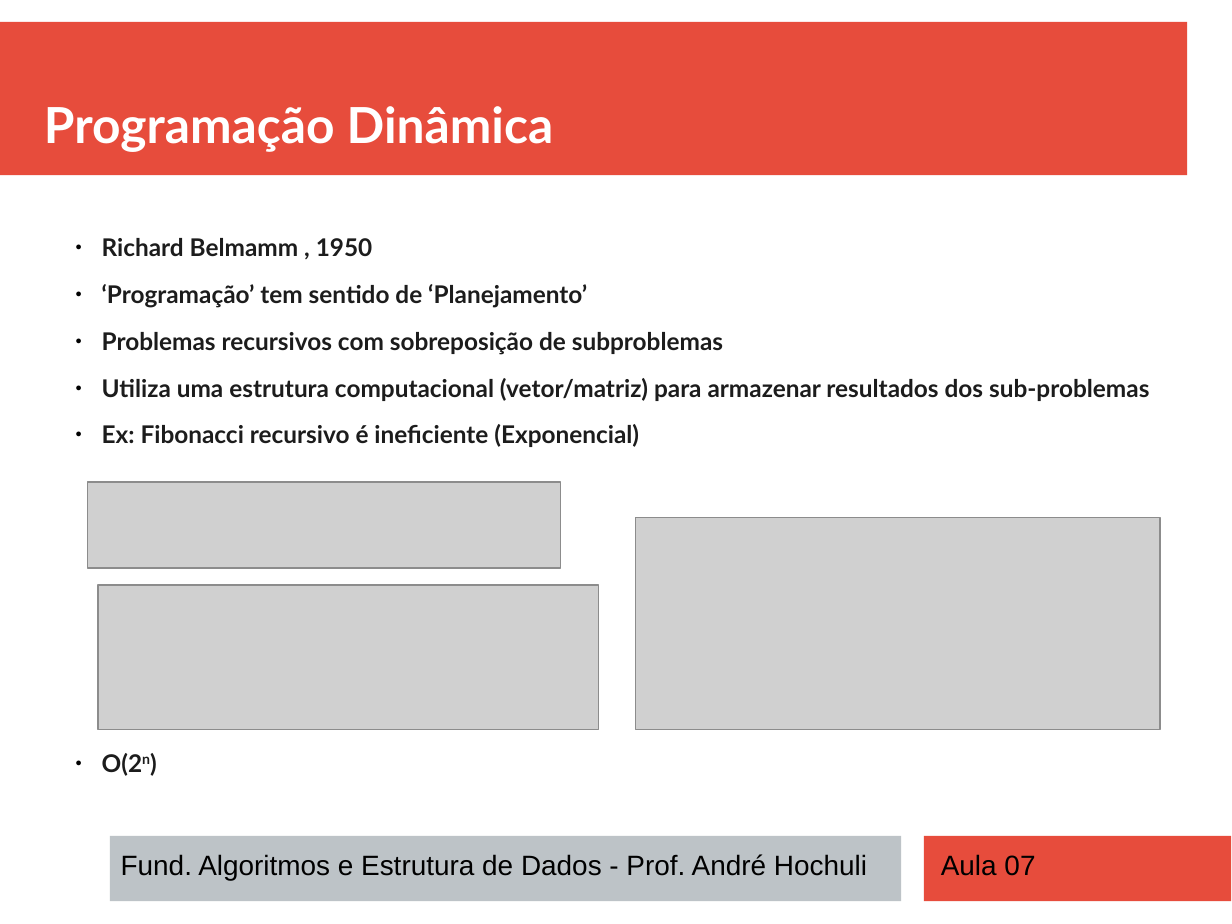
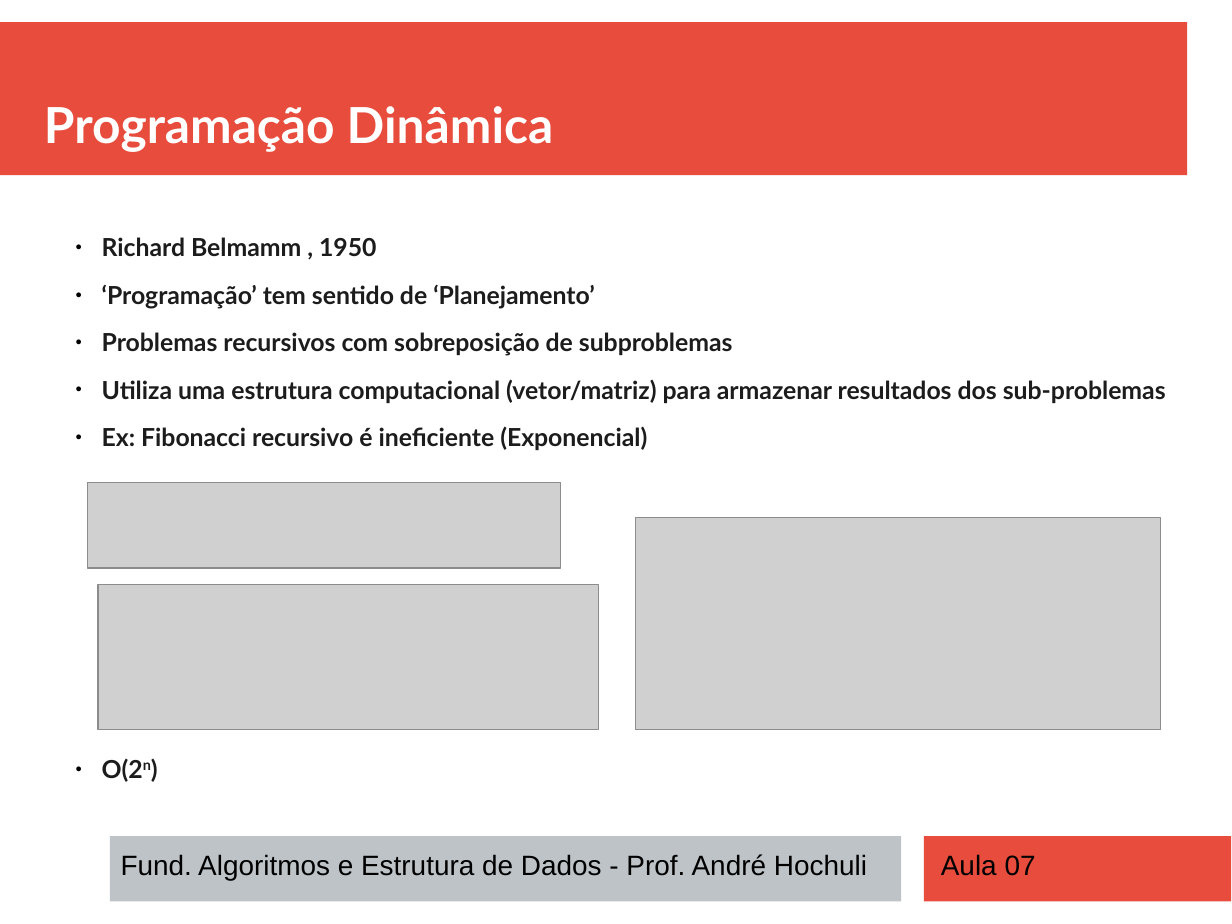
Before and after one commit to andrehochuli/teaching, a slide deck: slide 15 of DataStructuresAndAlgorithms/Aula 07 - BigO e Programacao Dinamica/Aula 07 - Programação Dinamica.pptx. Drawn at 1232x924 pixels with LibreOffice and Linux fonts; fonts in the diff are those of the drawing; grey boxes stand for pictures. Boxes give left, top, right and bottom in pixels: in the first picture for what was removed or moved away, otherwise in the second. Text is boxed around its words. In the diff, an @@ line names an element or a change of style, - is before the commit and + after.

```diff
--- a/DataStructuresAndAlgorithms/Aula 07 - BigO e Programacao Dinamica/Aula 07 - Programação Dinamica.pptx
+++ b/DataStructuresAndAlgorithms/Aula 07 - BigO e Programacao Dinamica/Aula 07 - Programação Dinamica.pptx
@@ text "Richard Belmamm , 1950" at [102, 237, 1166, 782]: size 15.7 to 16 pt @@
```
Also in this commit, not shown: 6 other slides changed, 14 other files.
